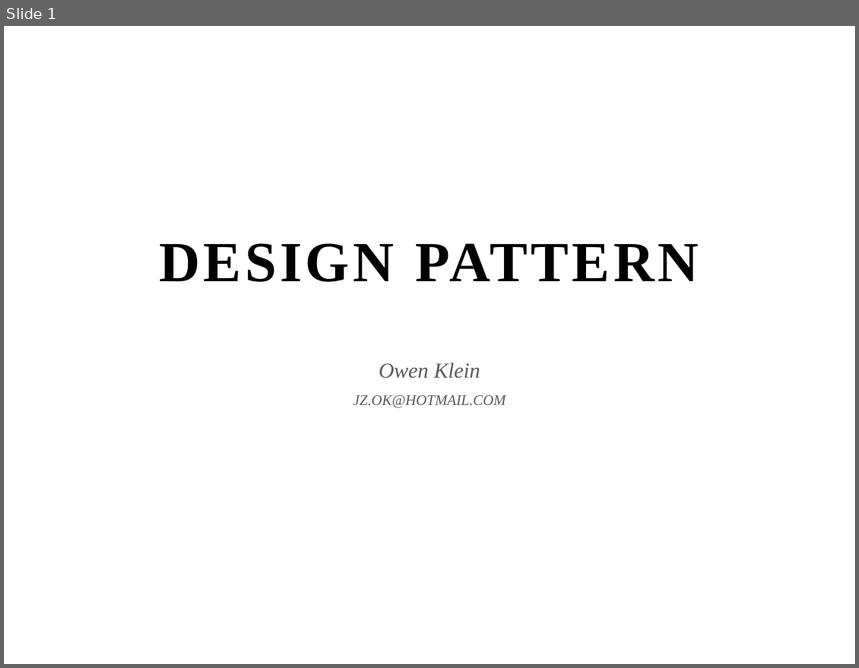
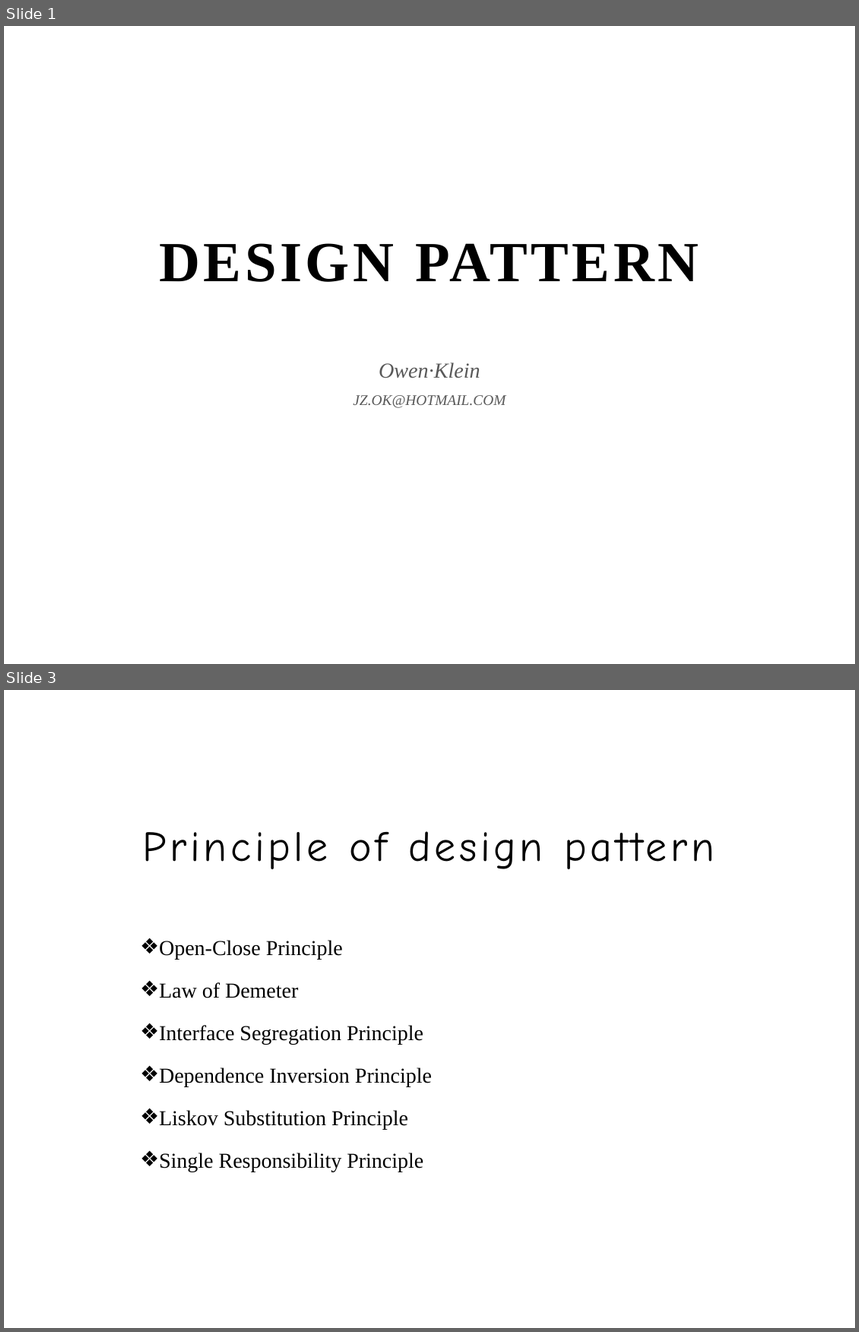
Before and after one commit to JzInGit/Document, a slide deck: PPT/Design Pattern.pptx. Shown one above the other, each under a label of ours: slide 1 before the commit, slides 1 and 3 after it; the slides between them are not shown. The pictures are 859x668 and 859x1332 pixels, drawn with LibreOffice and Linux fonts; fonts in the diff are those of the drawing; background and template pictures are left out. Boxes give left, top, right and bottom in pixels: in the first picture for what was removed or moved away, otherwise in the second. Text is boxed around its words. In the diff, an @@ line names an element or a change of style, - is before the commit and + after.

```diff
--- a/PPT/Design Pattern.pptx
+++ b/PPT/Design Pattern.pptx
@@ slide 3 added at bbox=[4, 690, 855, 1328], background picture (left out) @@
@@ title added at bbox=[143, 831, 715, 869], 36 pt, text #000000 @@
+Principle of design pattern
@@ text added at bbox=[159, 940, 432, 1172], 18 pt, text #000000 @@
+❖ Open-Close Principle
+❖ Law of Demeter
+❖ Interface Segregation Principle
+❖ Dependence Inversion Principle
+❖ Liskov Substitution Principle
+❖ Single Responsibility Principle
@@ slide 1 changed as well @@
@@ subtitle at bbox=[379, 363, 481, 379]: text changed @@
-Owen Klein
+Owen∙Klein
```
Also in this commit, not shown: 1 other slide changed, 2 other slides added.
